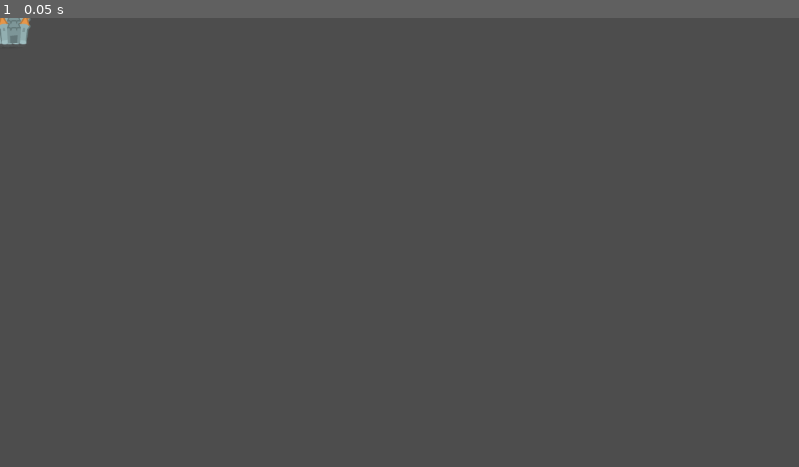
Above: before the commit, frame 1.
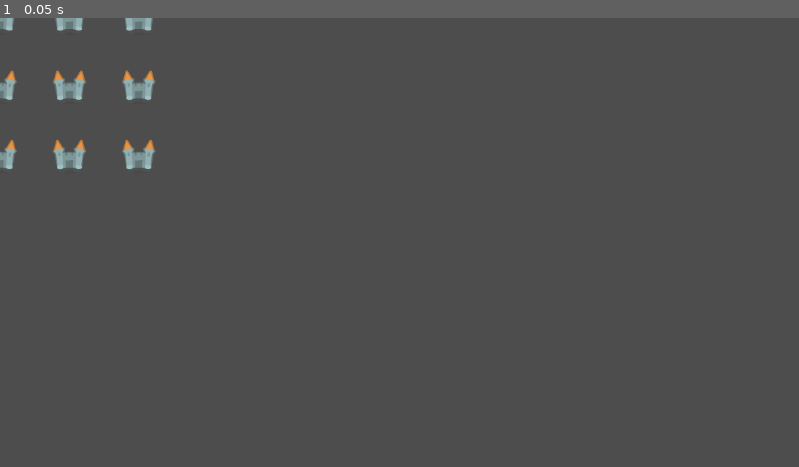
Above: after the commit, the same moment.

Repository: Innoviox/tag-eur-it-simulator
Game: Godot game, scene res://map_maker.tscn
Same seed, same stepped clock (60 frames per second), same inputs: the game is played once before the commit and once after it.
Inputs:
- Up to frame 1 (0.05 s): no input

The runs differ from the first frame. In frame 1, 1.3% of the frame differs, in the area x 0-20%, y 0-34%.

Commit message:
add api link

Diff:
--- a/new-game-project/map_maker.gd
+++ b/new-game-project/map_maker.gd
@@ -1,6 +1,8 @@
 extends Node
 
 @export var city_scene: PackedScene = preload("res://city.tscn")
+@export var route_scene: PackedScene = preload("res://route.tscn")
+
 var map = "res://maps/map1.txt"
 
 # Called when the node enters the scene tree for the first time.
@@ -26,6 +28,9 @@
 		else:
 			var train = line.split(",")
 
+			var trainNode = route_scene.instantiate()
+
+
 
 # Called every frame. 'delta' is the elapsed time since the previous frame.
 func _process(delta: float) -> void:
--- /dev/null
+++ b/new-game-project/route.gd
@@ -0,0 +1,11 @@
+extends Node2D
+
+
+# Called when the node enters the scene tree for the first time.
+func _ready() -> void:
+	pass # Replace with function body.
+
+
+# Called every frame. 'delta' is the elapsed time since the previous frame.
+func _process(delta: float) -> void:
+	pass
--- /dev/null
+++ b/new-game-project/route.tscn
@@ -0,0 +1,14 @@
+[gd_scene load_steps=4 format=3 uid="uid://d2ar8ecjpflsw"]
+
+[ext_resource type="Script" path="res://route.gd" id="1_c0j6p"]
+[ext_resource type="Script" path="res://track.gd" id="2_jjv3p"]
+[ext_resource type="Script" path="res://train.gd" id="3_yan2c"]
+
+[node name="Route" type="Node2D"]
+script = ExtResource("1_c0j6p")
+
+[node name="Track" type="Node" parent="."]
+script = ExtResource("2_jjv3p")
+
+[node name="Train" type="Node" parent="."]
+script = ExtResource("3_yan2c")
--- /dev/null
+++ b/new-game-project/track.gd
@@ -0,0 +1,12 @@
+
+extends Node
+
+
+# Called when the node enters the scene tree for the first time.
+func _ready() -> void:
+	pass # Replace with function body.
+
+
+# Called every frame. 'delta' is the elapsed time since the previous frame.
+func _process(delta: float) -> void:
+	pass
--- /dev/null
+++ b/new-game-project/train.gd
@@ -0,0 +1,11 @@
+extends Node
+
+
+# Called when the node enters the scene tree for the first time.
+func _ready() -> void:
+	pass # Replace with function body.
+
+
+# Called every frame. 'delta' is the elapsed time since the previous frame.
+func _process(delta: float) -> void:
+	pass
Not shown, changed: new-game-project/maps/map1.txt
Not shown, changed: README.md
